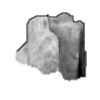
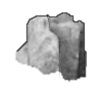
The second 100px x 100px image is a revision of the first. Changes to its layers:
painted on "Pasted Layer" over [75, 32, 86, 80]
